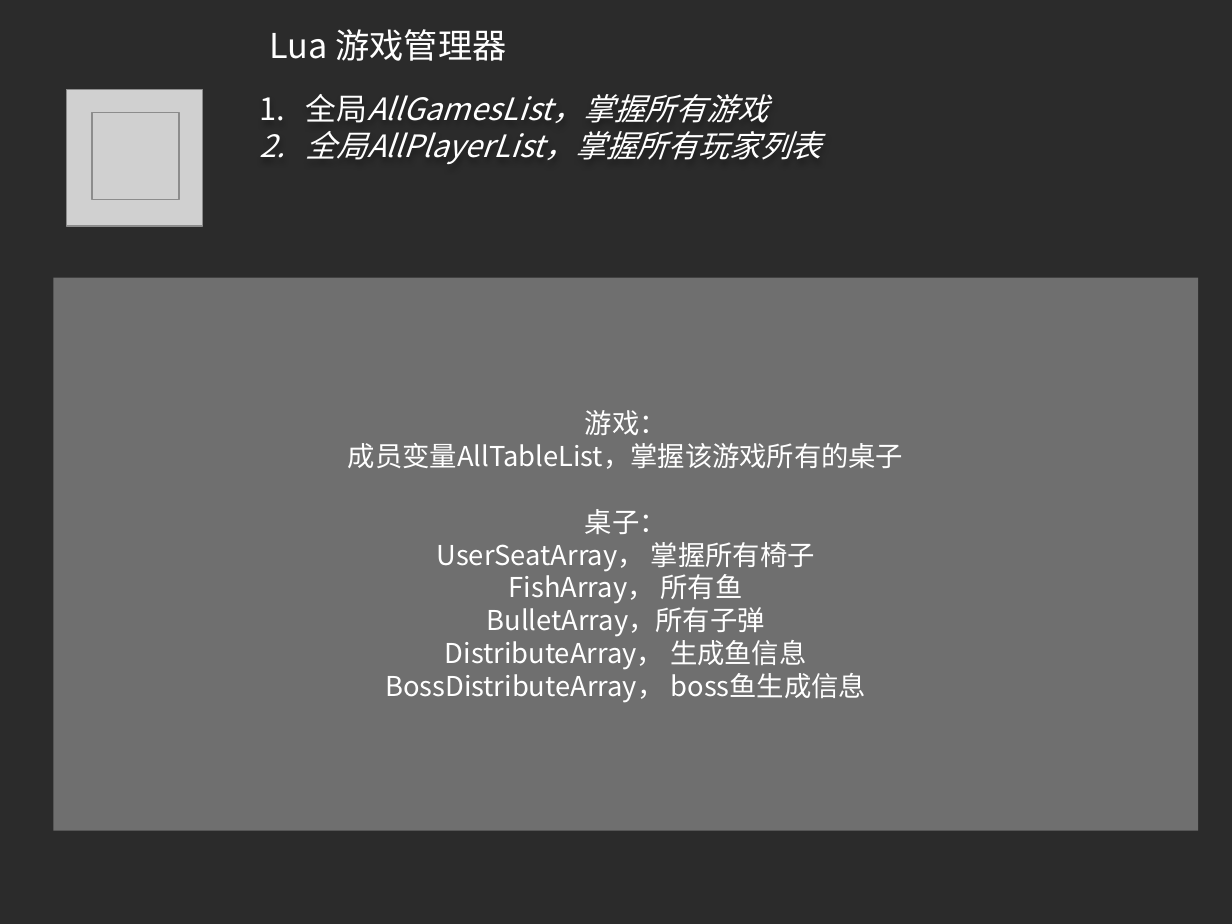
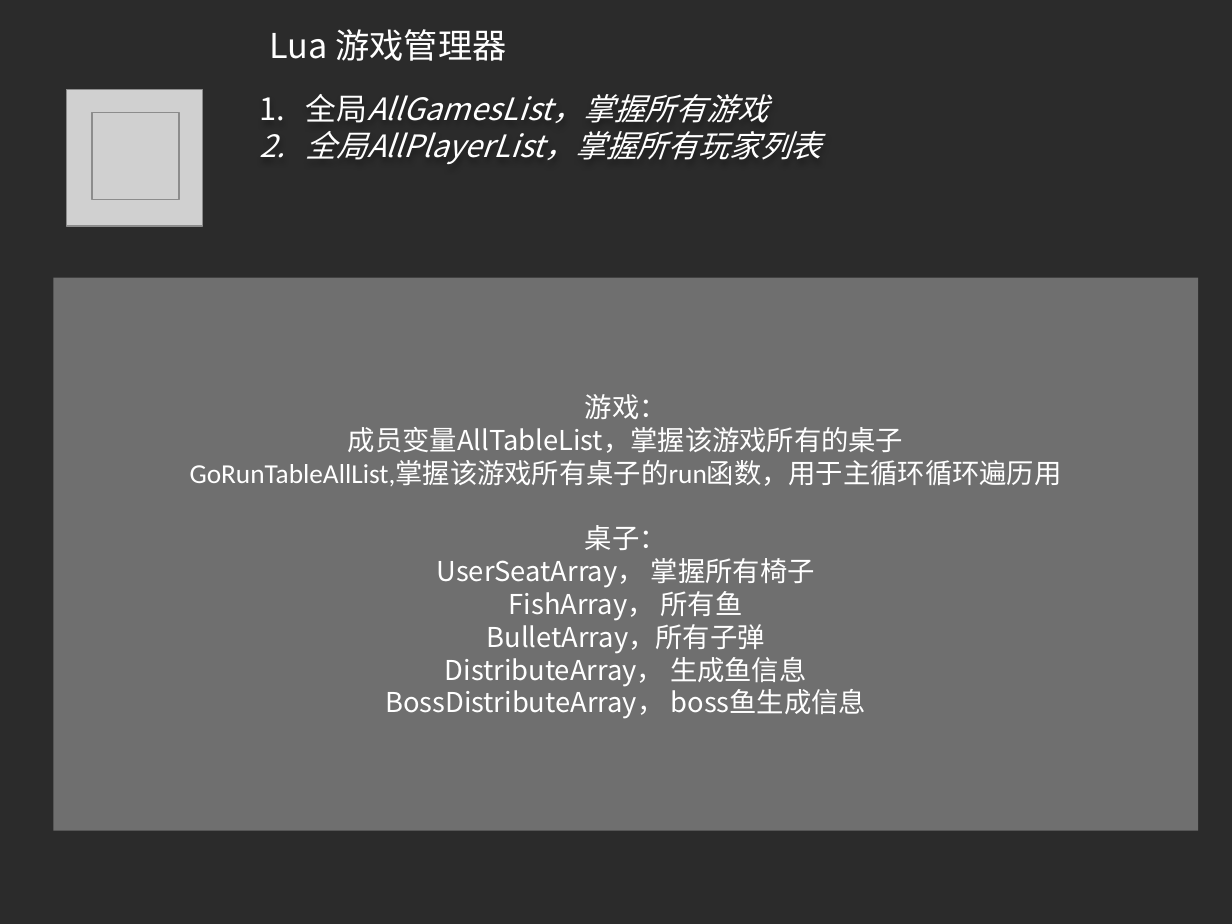
Before and after one commit to zgame/GoLangCode, a slide deck: slide 7 of ServerGameBYLua2/说明文档/服务器架构设计.pptx. Drawn at 1232x924 pixels with LibreOffice and Linux fonts; fonts in the diff are those of the drawing; grey boxes stand for pictures; background and template pictures are left out; a plain dark background stands for a picture behind light text. Boxes give left, top, right and bottom in pixels: in the first picture for what was removed or moved away, otherwise in the second. Text is boxed around its words. In the diff, an @@ line names an element or a change of style, - is before the commit and + after.

```diff
--- a/ServerGameBYLua2/说明文档/服务器架构设计.pptx
+++ b/ServerGameBYLua2/说明文档/服务器架构设计.pptx
@@ text in rectangle at (190, 460, 1062, 486): paragraph added @@
+GoRunTableAllList,掌握该游戏所有桌子的run函数，用于主循环循环遍历用
```
Also in this commit, not shown: 1 other slide changed, 32 other files.
